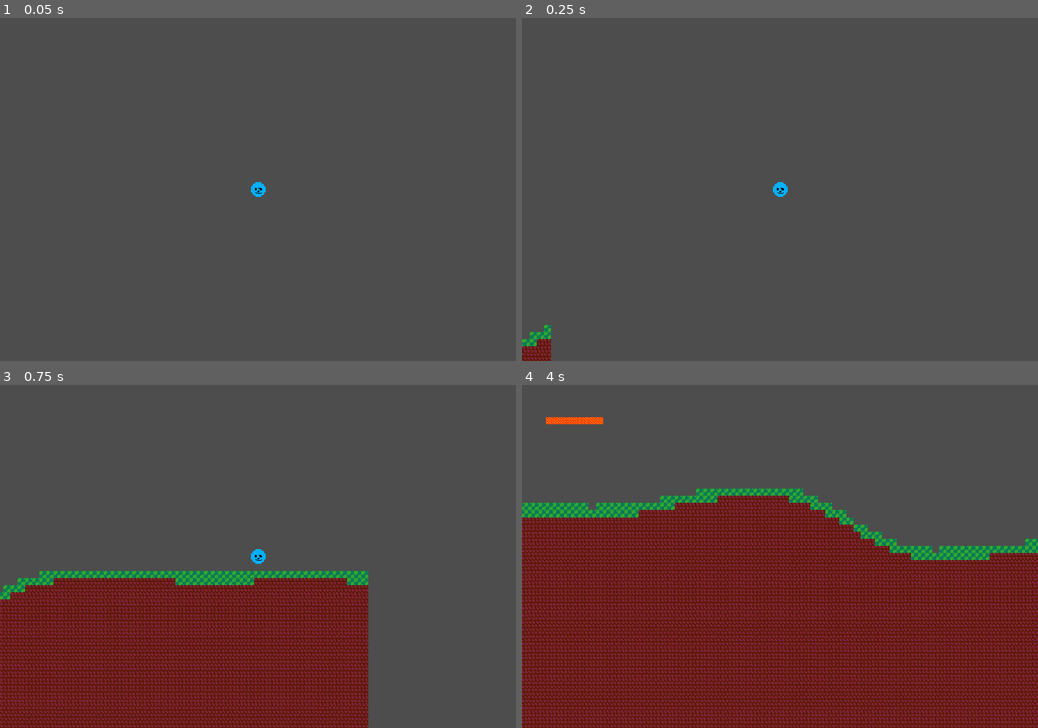
Above: before the commit, frames 1-4 (two rows, left to right).
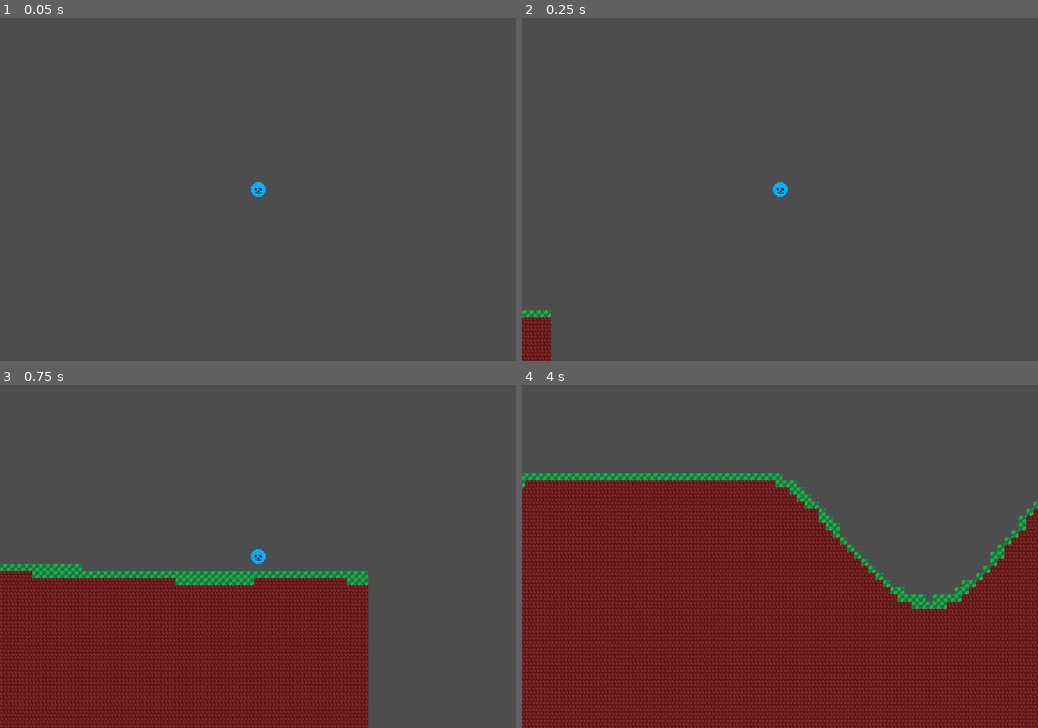
Above: after the commit, the same moments.

Repository: LordOfCheese1/sandbox_project
Game: Godot game, scene res://scenes/world.tscn
Same seed, same stepped clock (60 frames per second), same inputs: the game is played once before the commit and once after it.
Inputs (mouse positions are in pixels of both pictures, inside the frame that each line leads up to):
- Up to frame 1 (0.05 s): no input
- Up to frame 2 (0.25 s): no input
- Up to frame 3 (0.75 s): move the mouse to (371, 539) at 0.52 s; hold D (right) from 0.53 s (still down); hold E (test) from 0.53 s (still down)
- Up to frame 4 (4 s): tap Space (jump) at 0.77, 1.52, 3.02, 3.77 s; move the mouse to (676, 573) at 1.27 s; release E (test) at 1.28 s; click (676, 573) at 1.35 s; tap E (test) at 1.55, 2.3, 2.85 s; move the mouse to (831, 481) at 2.02 s; release D (right) at 2.03 s; hold A (left) 2.03-2.78 s; hold Right mouse button (place) 2.03-2.78 s; move the mouse to (754, 625) at 2.77 s; hold D (right) from 2.78 s (still down); move the mouse to (934, 607) at 3.52 s; hold E (test) from 3.53 s (still down); tap B (toggle_dev_mode) at 3.6 s

Frame 1 is identical in both runs. In frame 2, 0.5% of the frame differs, in the area x 0-6%, y 85-96%; in frame 3, 0.8%; in frame 4, 48%, in the area x 0-100%, y 9-100%.

Commit message:
janky structure editor

Diff:
--- /dev/null
+++ b/prefabs/tools/structure_builder.tscn
@@ -0,0 +1,36 @@
+[gd_scene load_steps=5 format=3 uid="uid://q5yu6r7pgiep"]
+
+[ext_resource type="Script" path="res://scripts/tools/structure_builder.gd" id="1_3prop"]
+[ext_resource type="Texture2D" uid="uid://7lujw5l2eo5t" path="res://textures/world_tiles.png" id="2_1mbto"]
+
+[sub_resource type="TileSetAtlasSource" id="TileSetAtlasSource_0ywmd"]
+texture = ExtResource("2_1mbto")
+texture_region_size = Vector2i(8, 8)
+0:0/0 = 0
+1:0/0 = 0
+2:0/0 = 0
+3:0/0 = 0
+4:0/0 = 0
+5:0/0 = 0
+6:0/0 = 0
+7:0/0 = 0
+
+[sub_resource type="TileSet" id="TileSet_ovddr"]
+tile_size = Vector2i(8, 8)
+sources/0 = SubResource("TileSetAtlasSource_0ywmd")
+
+[node name="structure_builder" type="Node2D"]
+script = ExtResource("1_3prop")
+structure_name = "hell_house"
+
+[node name="comment" type="Label" parent="."]
+offset_top = 384.0
+offset_right = 642.0
+offset_bottom = 433.0
+text = "Build your things here, then run this scene to save to 'res://structure_tile_data.json'"
+
+[node name="tiles" type="TileMap" parent="."]
+tile_set = SubResource("TileSet_ovddr")
+rendering_quadrant_size = 8
+format = 2
+layer_0/tile_data = PackedInt32Array(0, 458752, 0, 1, 458752, 0, 65535, 458752, 0, 2, 458752, 0, 65534, 458752, 0, -196606, 458752, 0, -131074, 458752, 0, -196611, 0, 0, -196610, 0, 0, -196609, 458752, 0, -262144, 458752, 0, -262143, 458752, 0, -262142, 0, 0, -262141, 0, 0, -262146, 0, 0, -327681, 0, 0, -458752, 0, 0, -327678, 0, 0, -393215, 0, 0, -262145, 0, 0, -327680, 0, 0, -393216, 0, 0, -327679, 0, 0)
--- a/scripts/autoloads/globals.gd
+++ b/scripts/autoloads/globals.gd
@@ -1,5 +1,5 @@
 extends Node2D
 
-var world_seed = 4
+var world_seed = 7
 var player_pos = Vector2(0, 0)
 var dev_mode = false
--- a/scripts/autoloads/world_map_tools.gd
+++ b/scripts/autoloads/world_map_tools.gd
@@ -54,3 +54,7 @@
 		else:
 			y_reached = true
 	return Vector2i(int(x), int(y))
+
+
+func vector_to_str(input : Vector2):
+	return str(input.x) + "," + str(input.y)
--- /dev/null
+++ b/scripts/tools/structure_builder.gd
@@ -0,0 +1,20 @@
+extends Node2D
+
+@export var structure_name : String
+
+
+func _ready():
+	var structure_data = {}
+	for tile in $tiles.get_used_cells(0):
+		structure_data[tile] = $tiles.get_cell_atlas_coords(0, tile)
+
+	var file = FileAccess.open("res://structure_tile_data.json", FileAccess.READ_WRITE)
+	var data_file = JSON.parse_string(file.get_as_text())
+
+	for i in structure_data.keys():
+		if !data_file.has(structure_name):
+			data_file[structure_name] = {}
+		data_file[structure_name][WorldMapTools.vector_to_str(i)] = structure_data[i]
+
+	file.store_string(JSON.stringify(data_file))
+	file.close()
--- a/structure_tile_data.json
+++ b/structure_tile_data.json
@@ -1,3 +1 @@
-{
-	"test" : {"0,0" : 0, "1, 0" : 0}
-}
+{"hell_house":{"-1,-4":"(7, 0)","-1,-5":"(0, 0)","-1,-6":"(0, 0)","-1,0":"(7, 0)","-2,-3":"(7, 0)","-2,-4":"(0, 0)","-2,-5":"(0, 0)","-2,0":"(7, 0)","-3,-4":"(0, 0)","0,-4":"(7, 0)","0,-5":"(0, 0)","0,-6":"(0, 0)","0,-7":"(0, 0)","0,0":"(7, 0)","1,-4":"(7, 0)","1,-5":"(0, 0)","1,-6":"(0, 0)","1,0":"(7, 0)","2,-3":"(7, 0)","2,-4":"(0, 0)","2,-5":"(0, 0)","2,0":"(7, 0)","3,-4":"(0, 0)"}}
